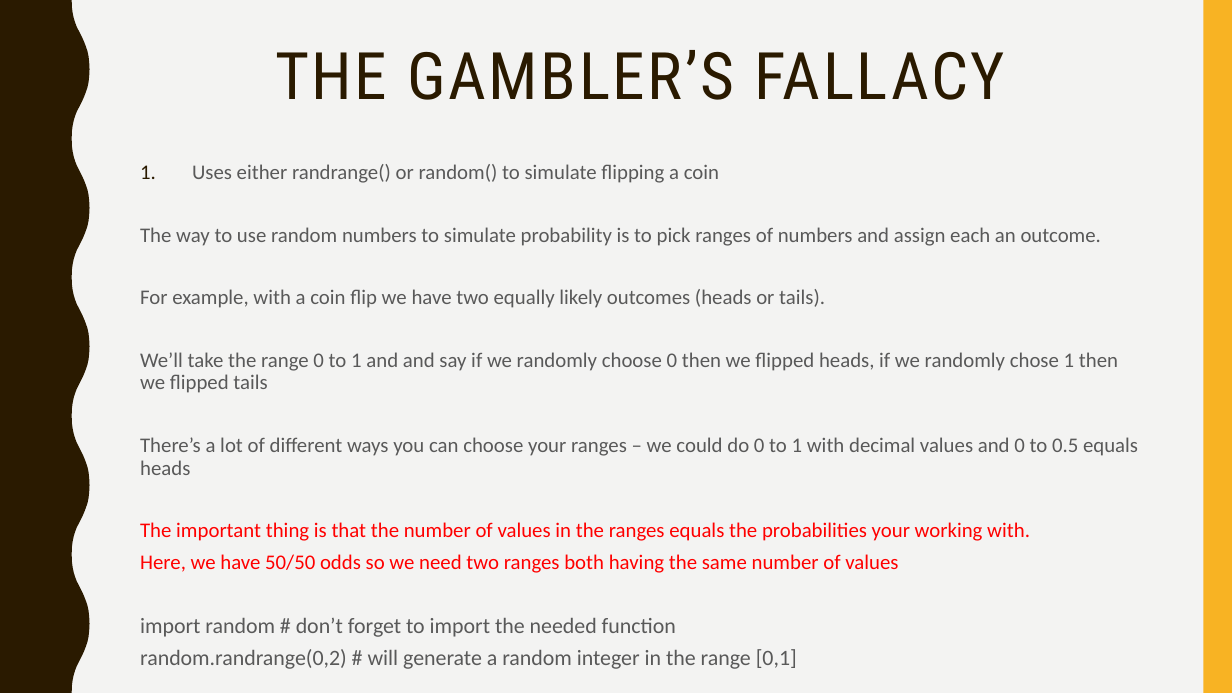
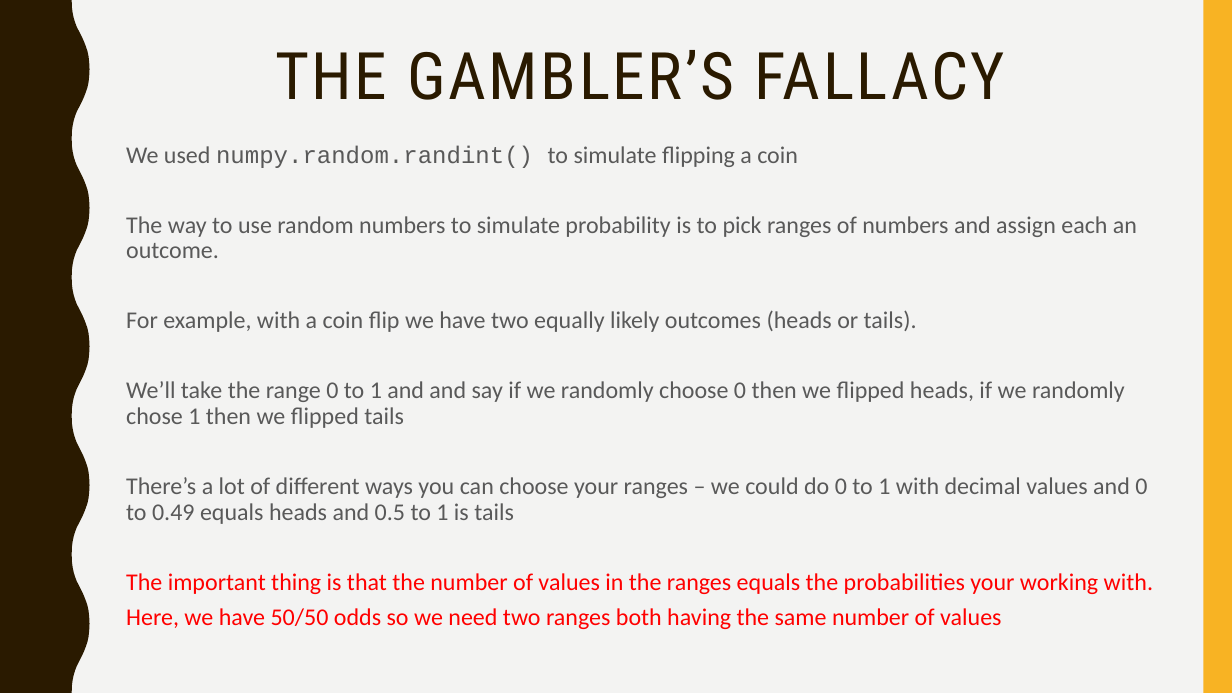
Before and after one commit to narock/scientific_computing_course, a slide deck: slide 9 of 04_Monte_Carlo/04_Monte_Carlo.pptx (slide 8 before the commit). Drawn at 1232x693 pixels with LibreOffice and Linux fonts; fonts in the diff are those of the drawing. Boxes give left, top, right and bottom in pixels: in the first picture for what was removed or moved away, otherwise in the second. Text is boxed around its words. In the diff, an @@ line names an element or a change of style, - is before the commit and + after.

```diff
--- a/04_Monte_Carlo/04_Monte_Carlo.pptx
+++ b/04_Monte_Carlo/04_Monte_Carlo.pptx
@@ text "We used numpy.random.randint() to simulate ...": place and size @@
-text "We used numpy.random.randint() to simulate ..." at (140, 164, 1138, 669)
+text "We used numpy.random.randint() to simulate ..." at (126, 145, 1153, 629)
@@ text at (126, 145, 798, 168): text changed; size 16.1 to 18.7 pt @@
-  1. Uses either randrange() or random() to simulate flipping a coin
+  We used numpy.random.randint() to simulate flipping a coin
@@ text at (126, 216, 1153, 629): size 16.1 to 18.7 pt in "The way to use random numbers to ...", "For example, with a coin flip we ...", "We’ll take the range 0 to 1 ...", "The important thing is that the number ..." and 1 more places @@
@@ text at (126, 477, 1147, 524): text changed; size 16.1 to 18.7 pt @@
-  There’s a lot of different ways you can choose your ranges – we could do 0 to 1 with decimal values and 0 to 0.5 equals heads
+  There’s a lot of different ways you can choose your ranges – we could do 0 to 1 with decimal values and 0 to 0.49 equals heads and 0.5 to 1 is tails
@@ text at (140, 618, 797, 669): paragraphs removed @@
-  import random # don’t forget to import the needed function
-  random.randrange(0,2) # will generate a random integer in the range [0,1]
```
Also in this commit, not shown: 5 other slides changed, 2 slides added, 1 slide removed, 26 other files.
